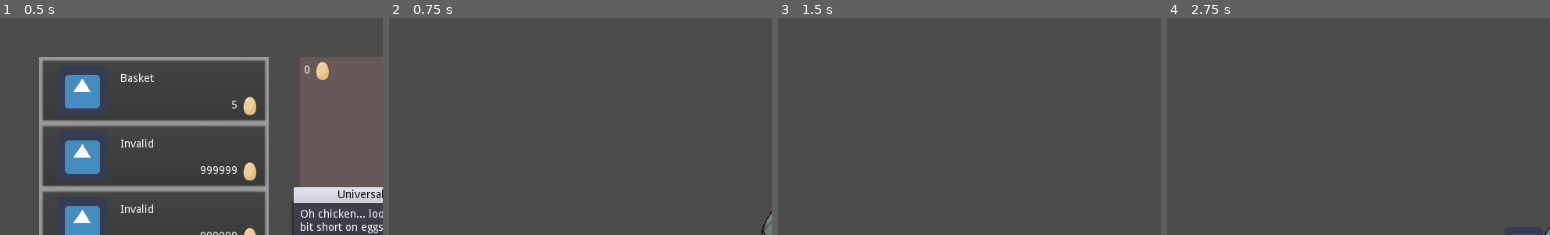
Above: before the commit, frames 1-4 (left to right).
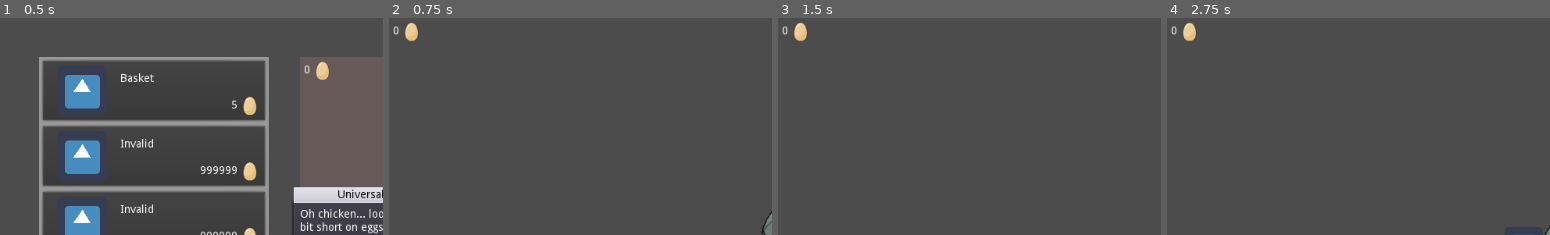
Above: after the commit, the same moments.

Repository: CiaranWoodward/LD46
Game: Godot game, scene res://Menu/DesignMenu.tscn
Same seed, same stepped clock (60 frames per second), same inputs: the game is played once before the commit and once after it. The engine's default icon, where the game draws it, is replaced by a stand-in: a white triangle on a blue panel in a dark square.
Inputs (mouse positions are % of the whole screen's width and height, from its top left):
- Up to frame 1 (0.5 s): no input
- Up to frame 2 (0.75 s): click "Into Battle!" at 0.5 s
- Up to frame 3 (1.5 s): tap Enter (ui_accept) at 1.25 s; move the mouse to (75, 48) at 1.27 s; hold Right (player_right) from 1.28 s (still down); click (75, 48) at 1.42 s
- Up to frame 4 (2.75 s): tap Enter (ui_accept) at 1.52, 2.27 s; move the mouse to (31, 59) at 2.02 s; release Right (player_right) at 2.03 s; hold S (player_down) from 2.03 s (still down)
The pictures show only the part of the screen within x 0-50%, y 0-50%; the shares and areas given below are measured in that part.

Frame 1 is identical in both runs. In frame 2, 0.3% of the frame differs, in the area x 1-8%, y 1-11%; in frame 3, 0.3%; in frame 4, 0.3%.

Commit message:
Add egg counter on level screen

Diff:
--- a/Level.tscn
+++ b/Level.tscn
@@ -1,7 +1,8 @@
-[gd_scene load_steps=4 format=2]
+[gd_scene load_steps=5 format=2]
 
 [ext_resource path="res://icon.png" type="Texture" id=1]
 [ext_resource path="res://Player/Player.tscn" type="PackedScene" id=2]
+[ext_resource path="res://Menu/EggCounter.tscn" type="PackedScene" id=3]
 
 [sub_resource type="RectangleShape2D" id=1]
 extents = Vector2( 32.524, 31.0884 )
@@ -35,3 +36,7 @@
 zoom = Vector2( 1.3, 1.3 )
 process_mode = 0
 smoothing_enabled = true
+
+[node name="CanvasLayer" type="CanvasLayer" parent="."]
+
+[node name="EggCounter" parent="CanvasLayer" instance=ExtResource( 3 )]
--- a/Menu/DesignMenu.tscn
+++ b/Menu/DesignMenu.tscn
@@ -122,7 +122,7 @@
 custom_constants/margin_bottom = 5
 
 [node name="BattleButton" type="Button" parent="HBoxContainer/BuildPanel/MarginContainer"]
-margin_left = 4.99999
+margin_left = 5.0
 margin_top = 5.0
 margin_right = 105.0
 margin_bottom = 35.0
--- a/Player/Player.tscn
+++ b/Player/Player.tscn
@@ -701,5 +701,3 @@
 [node name="BeltPath" type="Path2D" parent="."]
 curve = SubResource( 70 )
 script = ExtResource( 45 )
-
-[node name="Camera2D" type="Camera2D" parent="."]
